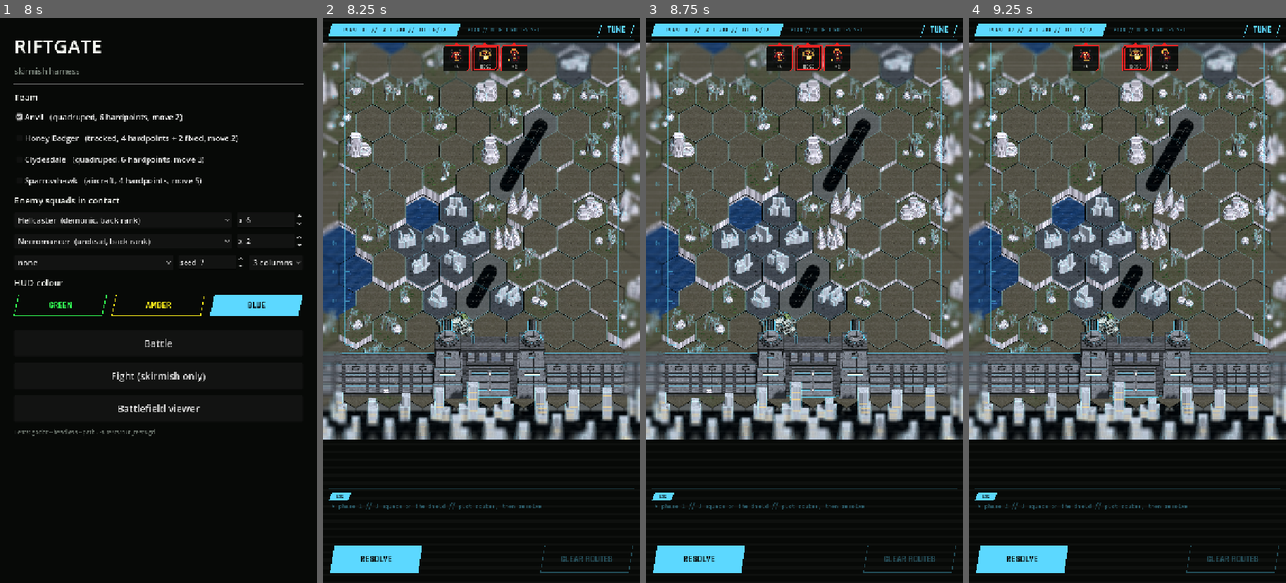
Above: before the commit, frames 1-4 (left to right).
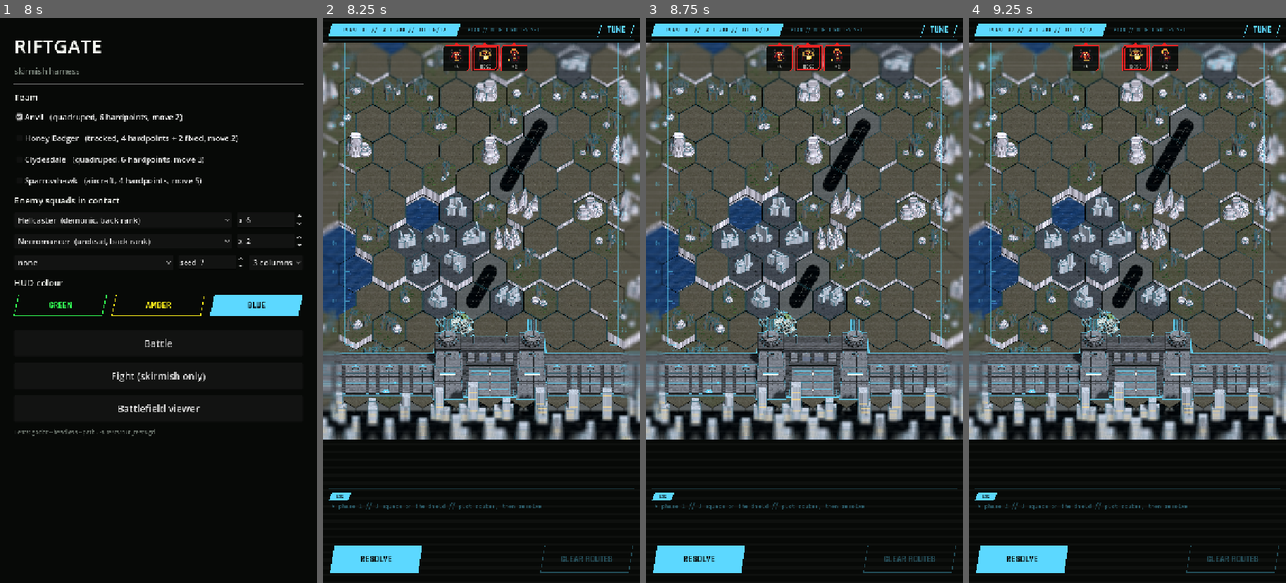
Above: after the commit, the same moments.

Repository: ryanjdmartin/riftgate
Game: Godot game, scene res://game/harness.tscn
Two runs of this game, one before a commit and one after it. Both use one fixed random seed, a clock stepped at 60 frames per second and the inputs below.
Inputs:
- Up to frame 1 (8 s): click "Anvil (quadruped, 6 hardpoint…" at 0.5 s; click "Honey Badger (tracked, 4 hard…" at 1.25 s; click "Clydesdale (quadruped, 6 hard…" at 2 s; click "Sparrowhawk (aircraft, 4 hard…" at 2.75 s; click "Ghoul (undead, front rank)" at 3.5 s; click "none" at 4.25 s; click "3 columns" at 5 s; click "GREEN" at 5.75 s; click "AMBER" at 6.5 s; click "BLUE" at 7.25 s
- Up to frame 2 (8.25 s): click "Battle" at 8 s
- Up to frame 3 (8.75 s): no input
- Up to frame 4 (9.25 s): click "RESOLVE" at 8.75 s

Frame 1 is identical in both runs. In frame 2, 7.2% of the frame differs, in the area x 0-100%, y 5-75%; in frame 3, 7.2%; in frame 4, 7.1%.

Commit message:
Wider intents with shaded destinations and target rings; a centred contact panel; flyers clear tall props; the movement blink fixed; a stencil silhouette instead of the hull; a rarer skirmish tear; the pulse trace mode
Intent lines are wide on a dark underline, their destination hex shaded red, and both destinations and contact hexes carry turning target rings. The contact panel is centred over the map on a scrim with a big ENGAGE per contact. Map3D records the tallest thing on each hex and a flyer rises over it. play_moves parks every mover at its start on the first frame, so nobody blinks to the end and rewinds. The asset silhouette is the material's stencil outline, drawn around the whole machine, instead of a grown hull. The skirmish tear is half as frequent. The trace shader blends rather than adds, so a base of zero rests as ink: the pulse mode, where everything is ink and only the scan lights it, is in the tuner and behind RIFTGATE_INK=pulse.

Co-Authored-By: Claude Fable 5.1 <noreply@anthropic.com>

Diff:
--- a/game/battle/battle_map_view.gd
+++ b/game/battle/battle_map_view.gd
@@ -353,19 +353,23 @@
 		var path: Array = field.intents.get(sq.id, [])
 		if path.is_empty():
 			continue
-		# A dark underline first, so the red reads on any ground.
+		# A dark underline first, so the red reads on any ground; then the destination hex
+		# shaded and ringed with turning target circles (Ryan, 22 September).
 		var prev := center(sq.pos)
 		for step in path:
 			var p := center(step)
-			draw_line(prev, p, Color(Palette.BG, 0.7), 6.0)
+			draw_line(prev, p, Color(Palette.BG, 0.75), 10.0)
 			prev = p
 		prev = center(sq.pos)
 		for step in path:
 			var p := center(step)
-			draw_line(prev, p, Color(Palette.ENEMY, 0.9), 3.0)
+			draw_line(prev, p, Color(Palette.ENEMY, 0.95), 5.0)
 			prev = p
-		draw_circle(prev, 6.0, Palette.BG)
-		draw_circle(prev, 4.5, Palette.ENEMY)
+		if not path.is_empty():
+			var dest: Vector2i = path[path.size() - 1]
+			if not map.gate_hexes.has(dest):
+				draw_colored_polygon(Hex.corners(prev, HEX_SIZE - 3.0), Color(Palette.ENEMY, 0.22))
+			_target_rings(prev, Palette.ENEMY, HEX_SIZE * 0.55, 1.0)
 
 	# The player's plotted routes, ending in a small marker hex.
 	for uid in routes.keys():
@@ -394,7 +398,9 @@
 				var c := center(ends[u.id])
 				mid += c
 				top_y = minf(top_y, c.y)
-				Hud.stroke_poly(self, Hex.corners(c, HEX_SIZE - 5.0), Color(Palette.ENEMY, 0.85), 2.0)
+				draw_colored_polygon(Hex.corners(c, HEX_SIZE - 3.0), Color(Palette.ENEMY, 0.18))
+				Hud.stroke_poly(self, Hex.corners(c, HEX_SIZE - 4.0), Color(Palette.ENEMY, 0.9), 3.0)
+				_target_rings(c, Palette.ENEMY, HEX_SIZE * 0.8, -1.0)
 			mid /= float(group.size())
 			# Who is in it: the machines against the squads, so the player knows what the
 			# skirmish will hold before locking in (Ryan, 22 September).
@@ -475,6 +481,20 @@
 		draw_colored_polygon(PackedVector2Array([Vector2(mid - 6.0, edge_y), Vector2(mid + 6.0, edge_y), Vector2(mid, edge_y + 6.0 * dir)]), border)
 
 
+## Turning concentric target rings: three dashed circles, each turning the other way from
+## the last, the way a targeting display would draw a lock.
+var _ring_t := 0.0
+
+func _target_rings(c: Vector2, col: Color, r: float, dir: float) -> void:
+	for k in range(3):
+		var rad := r * (0.45 + 0.275 * k)
+		var segs := 4 + k * 2
+		var a0 := _ring_t * dir * (1.2 - 0.3 * k) * (1.0 if k % 2 == 0 else -1.0)
+		for sgm in range(segs):
+			var a := a0 + TAU * float(sgm) / float(segs)
+			draw_arc(c, rad, a, a + TAU / float(segs) * 0.55, 8, Color(col, 0.85 - 0.2 * k), 2.0)
+
+
 ## "Badger + Sparrowhawk vs ghouls ×6 + necromancers ×3": one contact group, in words.
 static func contact_text(group: Array) -> String:
 	var mechs: Array[String] = []
@@ -520,6 +540,16 @@
 func play_moves(mech_moves: Array, squad_moves: Array, done: Callable) -> void:
 	_anim_queue = [mech_moves, squad_moves]
 	_anim_done = done
+	# Everyone who will move starts where they were, this frame, so nobody blinks to the
+	# end and rewinds (Ryan, 22 September); the squads wait there while the mechs play.
+	for moves in _anim_queue:
+		for mv in moves:
+			var path: Array = mv[1]
+			if path.size() >= 2:
+				var px: Vector2 = Hex.to_pixel(path[0], HEX_SIZE)
+				_anim_px[mv[0]] = px
+				if _map3d != null:
+					_map3d.set_anim(mv[0], px, Vector2.ZERO)
 	_next_anim_phase()
 
 
@@ -531,6 +561,10 @@
 			if (mv[1] as Array).size() >= 2:
 				_anim[mv[0]] = {"path": mv[1], "t": 0.0}
 	if _anim.is_empty():
+		for uid in _anim_px.keys():
+			if _map3d != null:
+				_map3d.clear_anim(uid)
+		_anim_px.clear()
 		var cb := _anim_done
 		_anim_done = Callable()
 		if cb.is_valid():
@@ -660,6 +694,7 @@
 
 
 func _process(delta: float) -> void:
+	_ring_t += delta
 	if not _anim.is_empty():
 		_advance_anim(delta)
 	if _map3d != null:
--- a/game/battle/battle_screen.gd
+++ b/game/battle/battle_screen.gd
@@ -409,29 +409,44 @@
 	_refresh()
 	if _contacts != null:
 		_contacts.queue_free()
-	_contacts = HudPanel.new(14.0)
-	_contacts.custom_minimum_size = Vector2(W - 24.0, 0)
+	# Centred over the map on a dim scrim, big enough to read with a thumb (Ryan, 22
+	# September); the contacts stay tagged on the map behind it.
+	_contacts = ColorRect.new()
+	(_contacts as ColorRect).color = Color(0, 0, 0, 0.55)
+	_contacts.position = Vector2(0, MAP_Y)
+	_contacts.size = Vector2(W, LOG_Y - 10.0 - INFO_H - MAP_Y)
+	var centre := CenterContainer.new()
+	centre.set_anchors_and_offsets_preset(Control.PRESET_FULL_RECT)
+	_contacts.add_child(centre)
+	var panel := HudPanel.new(20.0)
+	centre.add_child(panel)
 	var rows := VBoxContainer.new()
-	rows.position = Vector2(12, 10)
-	rows.add_theme_constant_override("separation", 6)
-	_contacts.add_child(rows)
+	rows.add_theme_constant_override("separation", 12)
+	panel.add_child(rows)
 	var n := battle.pending.size()
-	rows.add_child(Hud.label("%d CONTACT%s // CHOOSE THE FIRST" % [n, "" if n == 1 else "S"], 14, Palette.ENEMY))
+	var title := Hud.label("%d CONTACT%s" % [n, "" if n == 1 else "S"], 30, Palette.ENEMY, Hud.display_bold())
+	title.horizontal_alignment = HORIZONTAL_ALIGNMENT_CENTER
+	rows.add_child(title)
+	var sub := Hud.label("CHOOSE WHICH TO FIGHT FIRST" if n > 1 else "ENGAGE TO OPEN THE FEED", 13, Palette.MUTED, Hud.mono())
+	sub.horizontal_alignment = HORIZONTAL_ALIGNMENT_CENTER
+	rows.add_child(sub)
 	for i in range(n):
 		var group: Array = battle.pending[i]
-		var row := HBoxContainer.new()
-		row.add_theme_constant_override("separation", 10)
+		var row := VBoxContainer.new()
+		row.add_theme_constant_override("separation", 6)
+		var who := Hud.label(BattleMapView.contact_text(group), 16, Palette.INK)
+		who.autowrap_mode = TextServer.AUTOWRAP_WORD
+		who.custom_minimum_size = Vector2(520, 0)
+		row.add_child(who)
 		var btn := HudButton.new("ENGAGE", _open_skirmish.bind(i))
-		btn.custom_minimum_size = Vector2(150, 34)
+		btn.filled = i == 0
+		btn.custom_minimum_size = Vector2(520, 54)
 		row.add_child(btn)
-		row.add_child(Hud.label(BattleMapView.contact_text(group), 13, Palette.INK))
 		rows.add_child(row)
 	add_child(_contacts)
-	_contacts.reset_size()
-	_contacts.position = Vector2(12.0, LOG_Y - 10.0 - INFO_H + 6.0)
-
-
-var _contacts: HudPanel = null
+
+
+var _contacts: Control = null
 
 
 func _open_skirmish(index: int = 0) -> void:
--- a/game/battle/map_3d.gd
+++ b/game/battle/map_3d.gd
@@ -68,6 +68,7 @@
 var _columns: Dictionary = {}   # hex -> Node3D: the column and its props, collapsed by the bleed
 var _structs: Array = []        # [[hex, Node3D], ...] the gate and walls, collapsed the same way
 var _lift: Dictionary = {}      # hex -> how far above its grid cell the top sits on screen, in px
+var _top: Dictionary = {}       # hex -> the tallest thing standing on it, in model units above the ground
 var _materials: Dictionary = {} # tile name -> ShaderMaterial
 var _time: float = 0.0
 
@@ -253,23 +254,15 @@
 		em.visible = _trace_mode != "off"
 		em.set_meta("kind", kind)
 	_trace_nodes.append_array(added)
-	if kind == "asset":
-		# The assets mode gives a machine a prominent light silhouette over its inked creases.
-		for h in TraceLines.attach_hull(mi, _hull_material()):
-			h.visible = _trace_mode == "assets"
-			_hull_nodes.append(h)
-
-
-var _hull_nodes: Array = []
-var _hull_mat: StandardMaterial3D = null
-
-func _hull_material() -> StandardMaterial3D:
-	if _hull_mat == null:
-		_hull_mat = TraceLines.hull_material(Palette.HUD)
-	return _hull_mat
-
+
+
+var _pulse_mat: ShaderMaterial = null
 
 func _trace_material(kind: String) -> Material:
+	if _trace_mode == "pulse":
+		if _pulse_mat == null:
+			_pulse_mat = TraceLines.pulse_material(Palette.HUD)
+		return _pulse_mat
 	if TraceLines.inked(_trace_mode, kind):
 		if _ink_line_mat == null:
 			_ink_line_mat = TraceLines.ink_material()
@@ -289,20 +282,19 @@
 			em.visible = mode != "off"
 			if mode != "off":
 				em.material_override = _trace_material(str(em.get_meta("kind", "prop")))
-	for h in _hull_nodes:
-		if is_instance_valid(h):
-			h.visible = mode == "assets"
+
 
 
 func set_trace_gain(v: float) -> void:
-	if _light_mat != null:
-		_light_mat.set_shader_parameter("gain", v)
+	for m in [_light_mat, _pulse_mat]:
+		if m != null:
+			m.set_shader_parameter("gain", v)
 
 
 ## Where the scan band is, as a map-pixel y: the traces and the grid under it brighten.
 func set_sweep(map_y: float) -> void:
 	var p := (map_y - _origin.y) / _ppu   # projected depth: what the shader computes along screen-down
-	for m in [_light_mat, _grid_mat]:
+	for m in [_light_mat, _grid_mat, _pulse_mat]:
 		if m != null:
 			m.set_shader_parameter("sweep_p", p)
 			m.set_shader_parameter("screen_down", Vector3(0.0, -_cos, _sin))
@@ -509,6 +501,7 @@
 		match t:
 			BattleMap.Terrain.MOUNTAIN:
 				_crag(col, ground_t, hgt, rng)
+				_top[h] = hgt + 96.0   # the tallest a crag's spikes, towers or mesas reach
 			BattleMap.Terrain.RUINS:
 				# Broken blocks and a couple of standing wall stubs.
 				var rubble := _terrain_material("rubble")
@@ -522,6 +515,7 @@
 					_prop(col, wall_stub, rubble, Vector3(rng.randf_range(-14, 14), hgt + wall_stub.size.y * 0.5, rng.randf_range(-10, 10)), Vector3(0.0, rng.randf_range(0, TAU), 0.0))
 			BattleMap.Terrain.ROUGH:
 				# Wasteland: dead trees and boulders, the parallel of the other world's forest.
+				_top[h] = hgt + 40.0
 				for k in range(rng.randi_range(2, 4)):
 					_dead_tree(col, Vector3(rng.randf_range(-18, 18), hgt, rng.randf_range(-14, 14)), rng)
 				for k in range(rng.randi_range(1, 3)):
@@ -742,12 +736,16 @@
 			add_child(node)
 			_units[u.id] = node
 			_phase[u.id] = float(u.id) * 1.7
+		var under: Vector2i = Hex.from_pixel(_anim_px[u.id], hex_px) if _anim_px.has(u.id) else u.pos
+		var y: float = float(_lift.get(under, 0.0)) / (_cos * _ppu)
+		if u.traits.has("flyer"):
+			# A flyer rides over whatever stands on its hex (Ryan, 22 September: no clipping
+			# through a mesa), a little above the tallest thing there.
+			y += maxf(0.0, _top.get(under, 0.0) - _height_of(under) + 10.0 - HOVER)
 		if _anim_px.has(u.id):
-			var px: Vector2 = _anim_px[u.id]
-			var under := Hex.from_pixel(px, hex_px)
-			_base[u.id] = _world(px, _lift.get(under, 0.0) / (_cos * _ppu))
+			_base[u.id] = _world(_anim_px[u.id], y)
 		else:
-			_base[u.id] = _hex_world(u.pos, _lift.get(u.pos, 0.0) / (_cos * _ppu))
+			_base[u.id] = _hex_world(u.pos, y)
 		node.position = _base[u.id]
 		if _shadows.has(u.id):
 			(_shadows[u.id] as Node3D).position = _base[u.id] + Vector3(0.0, 0.3, 0.0)
--- a/game/battle/map_tuner.gd
+++ b/game/battle/map_tuner.gd
@@ -17,7 +17,7 @@
 	_rows.position = Vector2(12, 10)
 	_rows.add_theme_constant_override("separation", 4)
 	add_child(_rows)
-	_option("TRACE", ["assets", "light", "ink", "off"], func(i: int) -> void: _m3d().set_trace_mode(["assets", "light", "ink", "off"][i]))
+	_option("TRACE", ["assets", "pulse", "light", "ink", "off"], func(i: int) -> void: _m3d().set_trace_mode(["assets", "pulse", "light", "ink", "off"][i]))
 	_slider("TRACE GAIN", 0.0, 2.5, 1.0, func(v: float) -> void: _m3d().set_trace_gain(v))
 	_slider("BLOOM", 0.0, 2.0, 0.8, func(v: float) -> void: _m3d().set_glow(v))
 	_slider("GRID", 0.0, 1.6, 0.7, func(v: float) -> void: _m3d().set_grid(v))
--- a/game/battle/trace.gdshader
+++ b/game/battle/trace.gdshader
@@ -1,13 +1,14 @@
-// The display's trace: the edges of a thing drawn as light. Additive, unshaded, never
-// writing depth, so it glows over the surface it outlines. The scan band drifting down the
-// screen brightens the traces it passes over (`sweep_z`, the band's world depth, set every
-// frame by the map view), so the overlay reads as being refreshed by the scan, not drawn
-// once (Ryan, 21 September).
+// The display's trace: the edges of a thing drawn as light, or as ink that the scan
+// lights. Unshaded, never writing depth, so it draws over the surface it outlines. The
+// scan band drifting down the screen brightens the traces it passes over (`sweep_p`, the
+// band's depth along `screen_down`, set every frame), snapping on just ahead of the band
+// and fading in its wake (Ryan, 21 September). With `base` at zero the lines rest as black
+// ink and only the scan brings them up: the pulse mode (Ryan, 22 September).
 shader_type spatial;
-render_mode unshaded, cull_disabled, blend_add, depth_draw_never;
+render_mode unshaded, cull_disabled, blend_mix, depth_draw_never;
 
 uniform vec3 color : source_color = vec3(0.2, 1.0, 0.33);
-uniform float base = 0.42;       // steady brightness: the field's traces sit under the assets' hulls
+uniform float base = 0.42;       // steady brightness: 0 rests as ink
 uniform float pulse = 1.6;       // the extra at the scan's leading edge, past the bloom threshold
 uniform float gain = 1.0;        // the tuner's overall multiplier
 uniform float sweep_p = -1.0e6;  // the scan band's projected depth along `screen_down`, in world units
@@ -22,12 +23,10 @@
 }
 
 void fragment() {
-	// Light snaps on just ahead of the band and decays behind it, like a wake.
-	// Where this point sits on screen, not on the ground: height lifts it toward the bar.
 	float d = dot(wpos, screen_down) - sweep_p;
 	float w = (d > 0.0) ? exp(-(d / lead) * (d / lead)) : exp(d / tail * 2.2);
 	float k = (base + pulse * w) * gain;
 	ALBEDO = color * min(k, 1.0);
-	EMISSION = color * k * 1.1;   // over 1 under the band, where the glow pass blooms it
-	ALPHA = 0.85;
+	EMISSION = color * max(k - 0.35, 0.0) * 1.1;
+	ALPHA = 0.9;
 }
--- a/game/ui/mech_view_3d.gd
+++ b/game/ui/mech_view_3d.gd
@@ -181,12 +181,15 @@
 		# The skirmish's machines carry the display's trace too (Ryan, 21 September); the
 		# screen's scan bar lights it through set_sweep_screen.
 		var tmode := TraceLines.mode()
-		_trace_mat = TraceLines.ink_material() if TraceLines.inked(tmode, "asset") else TraceLines.light_material(Palette.HUD)
+		if tmode == "pulse":
+			_trace_mat = TraceLines.pulse_material(Palette.HUD)
+		elif TraceLines.inked(tmode, "asset"):
+			_trace_mat = TraceLines.ink_material()
+		else:
+			_trace_mat = TraceLines.light_material(Palette.HUD)
 		if _trace_mat is ShaderMaterial:
 			(_trace_mat as ShaderMaterial).set_shader_parameter("gain", 0.8)
 		TraceLines.attach(_model, _trace_mat)
-		if tmode == "assets":
-			TraceLines.attach_hull(_model, TraceLines.hull_material(Palette.HUD))
 	if OS.get_environment("RIFTGATE_MECH3D_WIRE") == "1":
 		# Wireframe trial (21 September): the reconstruction's own telemetry drawing.
 		_inner.debug_draw = Viewport.DEBUG_DRAW_WIREFRAME
@@ -373,6 +376,8 @@
 				tm.roughness = clampf(1.0 - float(GLOSS.get(maker, 0.4)) * 0.9, 0.3, 0.98)
 				tm.metallic = 0.0
 				tm.cull_mode = BaseMaterial3D.CULL_DISABLED   # wings and fins are single plates
+				if TraceLines.mode() == "assets":
+					TraceLines.silhouette(tm, Palette.HUD, 2.0)   # the light outline around the whole machine
 				if role == "amber":
 					# Lamps, engines and light strips glow: the reconstruction's own light.
 					tm.emission_enabled = true
--- a/game/ui/terrain_art.gd
+++ b/game/ui/terrain_art.gd
@@ -156,7 +156,7 @@
 	var band := 0
 	while y < rect.end.y:
 		var h := fmod(sin(float(band) * 12.9898 + tick * 7.31) * 43758.5453, 1.0)
-		if absf(h) > 0.997:
+		if absf(h) > 0.9985:
 			ci.draw_rect(Rect2(rect.position.x, y, rect.size.x, 6.0), Color(0, 0, 0, 0.12))
 		y += 6.0
 		band += 1
--- a/game/ui/trace_lines.gd
+++ b/game/ui/trace_lines.gd
@@ -10,15 +10,35 @@
 
 
 ## "light": everything as light. "ink": everything as black ink. "assets": the player's
-## things (mechs, gate, walls) in ink, the field (props, grid) in light (Ryan's trial, 22
-## September). RIFTGATE_INK=dark|assets picks at start; the map tuner switches live.
+## things (mechs, gate, walls) in ink with a silhouette, the field (props, grid) in light.
+## "pulse": everything rests as ink and the scan lights it (Ryan's trial, 22 September).
+## RIFTGATE_INK=dark|light|pulse picks at start; the map tuner switches live.
 static func mode() -> String:
 	match OS.get_environment("RIFTGATE_INK"):
 		"dark":
 			return "ink"
 		"light":
 			return "light"
+		"pulse":
+			return "pulse"
 	return "assets"   # the default (Ryan, 22 September)
+
+
+## The pulse mode's material: the light shader resting at black.
+static func pulse_material(color: Color) -> ShaderMaterial:
+	var m := light_material(color)
+	m.set_shader_parameter("base", 0.0)
+	m.set_shader_parameter("pulse", 2.2)
+	return m
+
+
+## A true silhouette for an asset (Ryan, 22 September: the outline, no interior lines):
+## the material's stencil outline, which the engine draws around the whole thing at once.
+static func silhouette(mat: BaseMaterial3D, color: Color, thickness: float) -> void:
+	if "stencil_mode" in mat:
+		mat.set("stencil_mode", BaseMaterial3D.STENCIL_MODE_OUTLINE)
+		mat.set("stencil_color", color)
+		mat.set("stencil_outline_thickness", thickness)
 
 
 ## The prominent silhouette an asset wears in the assets mode: a grown, front-culled hull
Not shown, changed: docs/status.md
